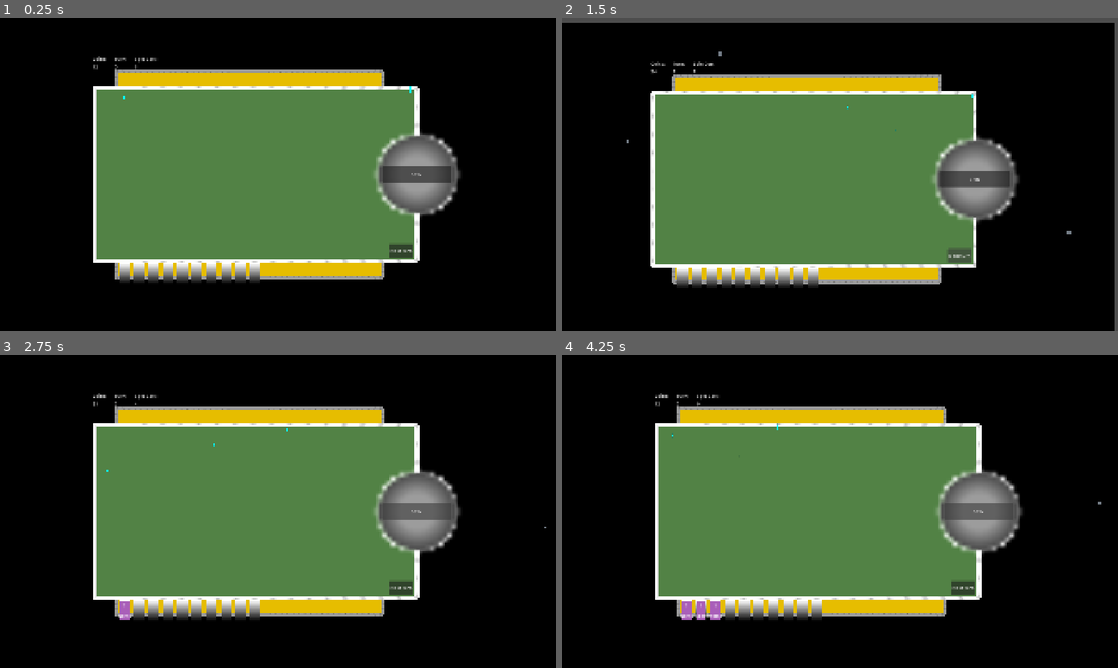
Above: before the commit, frames 1-4 (two rows, left to right).
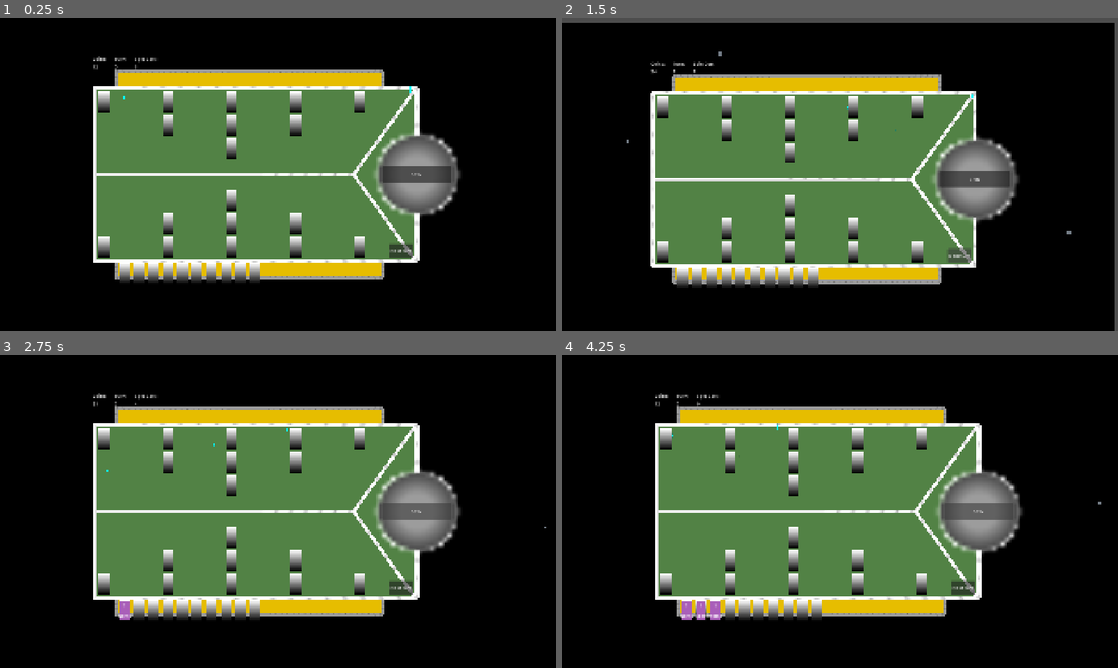
Above: after the commit, the same moments.

Repository: ArmanKianian/Untitled
Game: Godot game, scene res://scenes/game.tscn
Same seed, same stepped clock (60 frames per second), same inputs: the game is played once before the commit and once after it.
Inputs:
- Up to frame 1 (0.25 s): no input
- Up to frame 2 (1.5 s): click "Next turn" at 0.5 s; click "Next turn" at 1.25 s
- Up to frame 3 (2.75 s): click "SPIN" at 2 s
- Up to frame 4 (4.25 s): click "SPIN" at 2.75 s; click "SPIN" at 3.5 s

The runs differ from the first frame. In frame 1, 3.2% of the frame differs, in the area x 17-75%, y 22-78%; in frame 2, 3.2%, in the area x 16-74%, y 24-79%; in frame 3, 3.2%; in frame 4, 3.2%.

Commit message:
War Square
now we have player square where player can play cards, and also enemy square which for now is just free slots XD

and a beatiful line, I mean that's coolest thing i can make right now XD

Diff:
--- a/scenes/game.tscn
+++ b/scenes/game.tscn
@@ -4,6 +4,7 @@
 [ext_resource type="Script" uid="uid://bj4dr8nnahwwh" path="res://scripts/game.gd" id="1_lbhrr"]
 [ext_resource type="Script" uid="uid://crao2hql84nl1" path="res://scripts/camera.gd" id="2_lbhrr"]
 [ext_resource type="Script" uid="uid://cbwy1xbx0js1" path="res://scripts/inventory.gd" id="3_lnu2h"]
+[ext_resource type="Script" uid="uid://bn155muvteuhc" path="res://scripts/war_square.gd" id="5_iywne"]
 
 [sub_resource type="Gradient" id="Gradient_mwb40"]
 offsets = PackedFloat32Array(0)
@@ -107,6 +108,15 @@
 points = PackedVector2Array(360, -312, 360, -354, -560, -354, -560, -312)
 width = 12.0
 default_color = Color(0.61338997, 0.6133903, 0.61339027, 1)
+texture = SubResource("GradientTexture2D_iqw5e")
+texture_mode = 2
+joint_mode = 1
+begin_cap_mode = 1
+end_cap_mode = 1
+
+[node name="center_center_frame" type="Line2D" parent="Background/Frames" unique_id=464201990]
+points = PackedVector2Array(475, -295, 261, 0, -640, 0, 261, 0, 475, 298)
+width = 12.0
 texture = SubResource("GradientTexture2D_iqw5e")
 texture_mode = 2
 joint_mode = 1
@@ -222,9 +232,14 @@
 [node name="inventory" type="Node2D" parent="." unique_id=2128222662]
 script = ExtResource("3_lnu2h")
 
+[node name="war_square" type="Node2D" parent="." unique_id=246498192]
+script = ExtResource("5_iywne")
+
+[node name="enemy_square" type="Node2D" parent="war_square" unique_id=858666609]
+
+[node name="player_square" type="Node2D" parent="war_square" unique_id=399775970]
+
 [node name="cards" type="Node2D" parent="." unique_id=1345714107]
-
-[node name="war_square" type="Node2D" parent="." unique_id=246498192]
 
 [connection signal="pressed" from="UI/Spin_Button" to="." method="_on_spin_button_pressed"]
 [connection signal="pressed" from="UI/End_Turn_button" to="." method="_on_end_turn_button_pressed"]
--- a/scripts/card.gd
+++ b/scripts/card.gd
@@ -1,8 +1,10 @@
 extends Sprite2D
 
+@onready var player_square: Node2D = $"../../war_square/player_square"
 @onready var inventory: Node2D = $"../../inventory"
 @onready var Level: Label = $VBoxContainer/Level
 @onready var Type: Label = $VBoxContainer/Type
+
 var level
 var type
 
@@ -22,6 +24,12 @@
 	for area in inventory.get_children():
 		area.mouse_entered.connect(_on_mouse_entered.bind(area))
 		area.mouse_exited.connect(_on_mouse_exited)
+
+	# Connect every player_square slots
+	for area in player_square.get_children():
+		area.mouse_entered.connect(_on_mouse_entered.bind(area))
+		area.mouse_exited.connect(_on_mouse_exited)
+
 	# add card to inventory, when it's init in the scene
 	add_card_to_inventory()
 
--- /dev/null
+++ b/scripts/war_square.gd
@@ -0,0 +1,36 @@
+extends Node2D
+
+const SLOT = preload("uid://cu816sfuctxvy")
+
+@onready var enemy_square: Node2D = $enemy_square
+@onready var player_square: Node2D = $player_square
+
+@export var line_count = 5
+@export var first_slot_position = Vector2(-600, 250.0)
+@export var slot_x_distance = 220
+@export var slot_y_distance = 80
+
+
+var slot_position
+func _ready() -> void:
+	# player square slots
+	var line = line_count
+	while line > 0:
+		slot_position = first_slot_position + Vector2(0, (line - line_count) * slot_y_distance)
+		for i in range(line_count - line,line):
+			player_square.add_child(add_slot(i))
+		line -= 1
+
+	# enemy square slots
+	line = 0
+	first_slot_position = Vector2(-600, -250.0)
+	while line < line_count:
+		slot_position = first_slot_position + Vector2(0, line * slot_y_distance)
+		for i in range(line, line_count - line):
+			enemy_square.add_child(add_slot(i))
+		line += 1
+
+func add_slot(slot_count):
+	var slot = SLOT.instantiate()
+	slot.position = slot_position + Vector2((slot_count * slot_x_distance), 0)
+	return slot
Not shown, added: scripts/war_square.gd.uid
